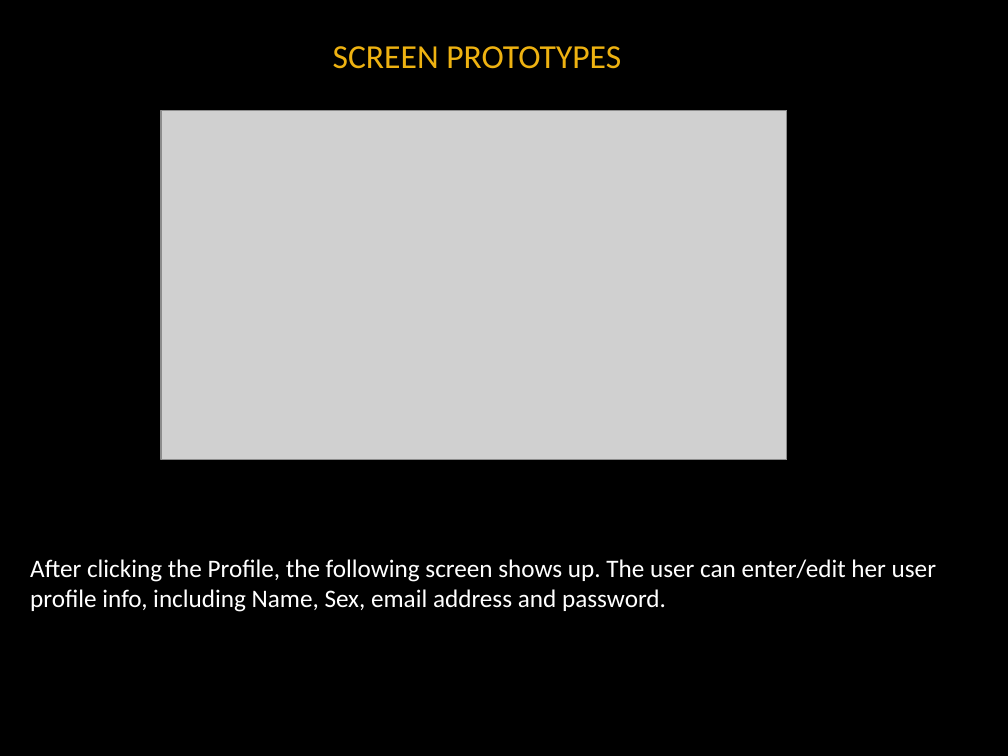
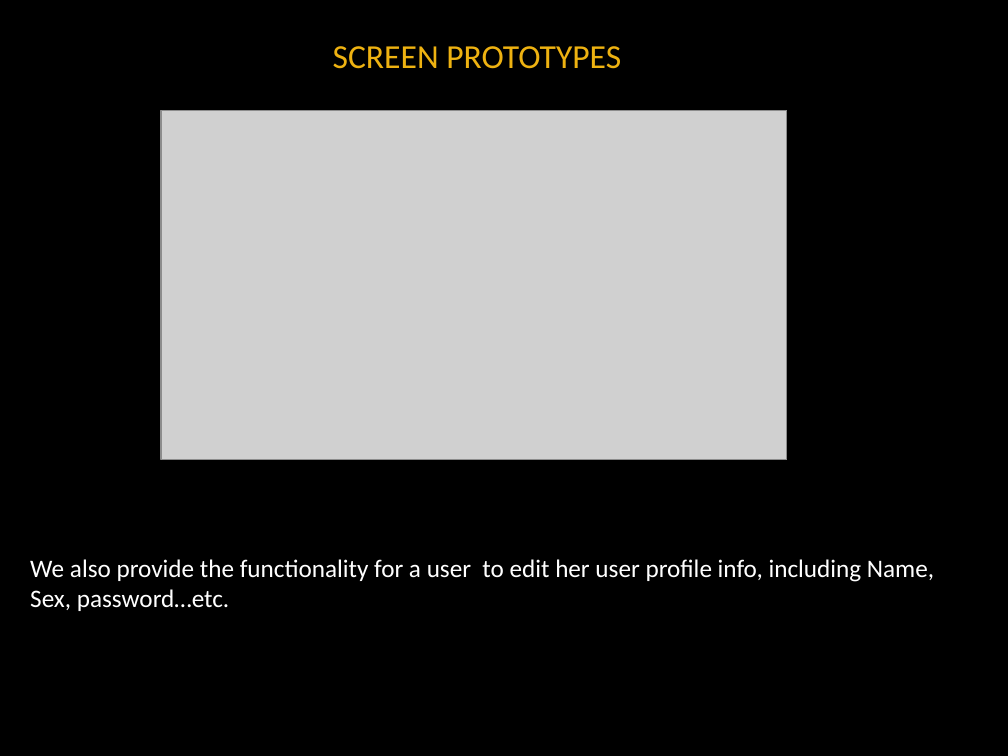
Before and after one commit to noanadler/RockStars, a slide deck: slide 9 of Deliverable3/Presentation/Rock_Stars_Presentation.pptx (slide 13 before the commit). Drawn at 1008x756 pixels with LibreOffice and Linux fonts; fonts in the diff are those of the drawing; grey boxes stand for pictures; background and template pictures are left out. Boxes give left, top, right and bottom in pixels: in the first picture for what was removed or moved away, otherwise in the second. Text is boxed around its words. In the diff, an @@ line names an element or a change of style, - is before the commit and + after.

Commit message:
updated ppt after feedback

```diff
--- a/Deliverable3/Presentation/Rock_Stars_Presentation.pptx
+++ b/Deliverable3/Presentation/Rock_Stars_Presentation.pptx
@@ text at (30, 559, 934, 611): text changed @@
-After clicking the Profile, the following screen shows up. The user can enter/edit her user profile info, including Name, Sex, email address and password.
+We also provide the functionality for a user to edit her user profile info, including Name, Sex, password…etc.
```
Also in this commit, not shown: 7 other slides changed, 1 slide added, 4 slides removed.
